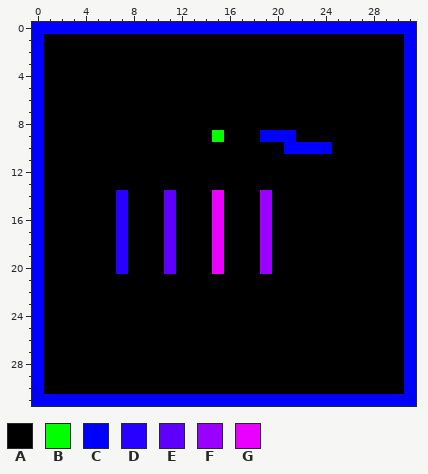
Edited in one commit: pixel-art sprite (map.png). That is the earlier state.
The file is 32x32 pixels.
Palette (. is transparent): A #000000  B #00ff00  C #0000ff  D #2800ff  E #5f00ff  F #9900ff  G #ea00ff
After the commit:
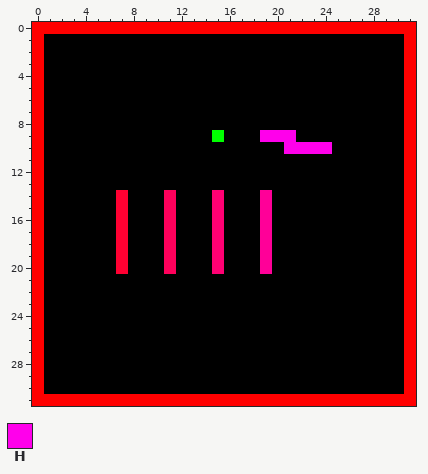
Colours new in this view: H #ff00eb
Difference:
colour C: #0000ff -> #ff0000
colour D: #2800ff -> #ff0032
colour E: #5f00ff -> #ff005b
colour F: #9900ff -> #ff0098
colour G: #ea00ff -> #ff0073
Changed rows in their new state; - is a pixel that keeps its letter.
first column x 19:
 9 HHH---
10 --HHHH
